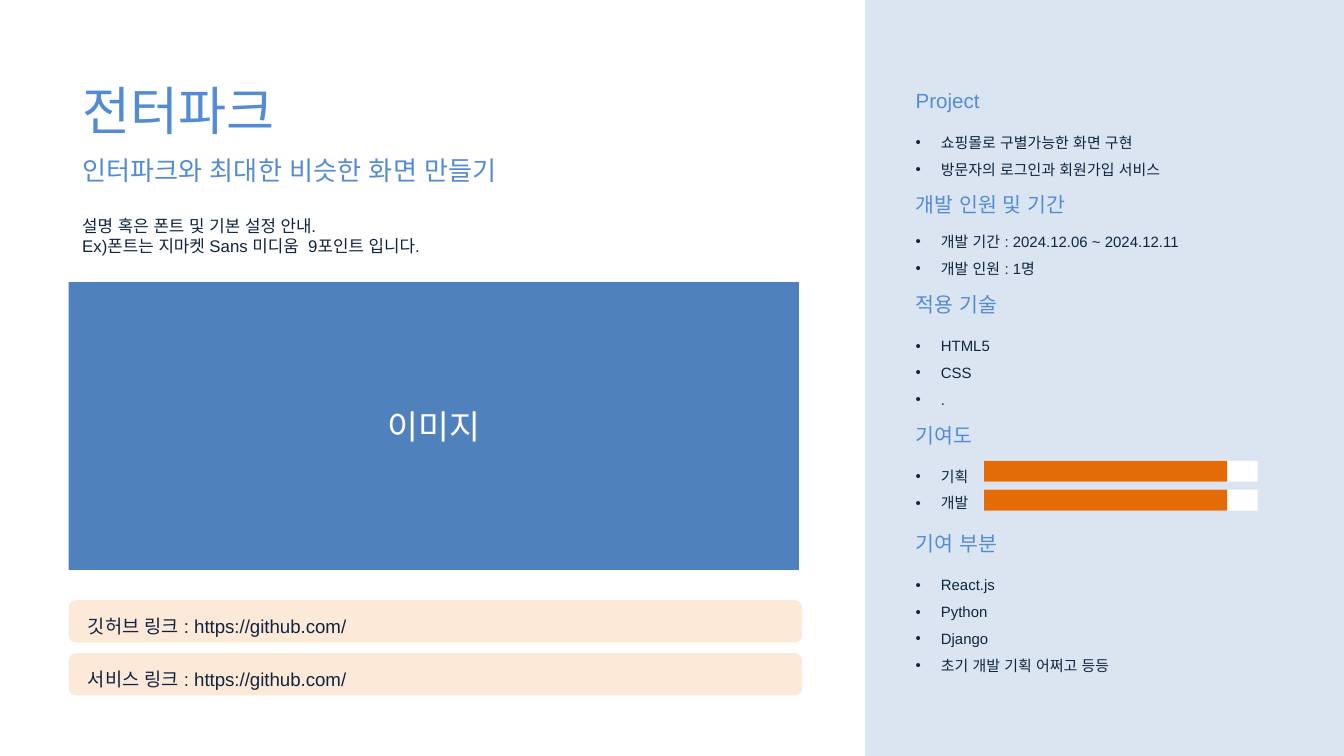
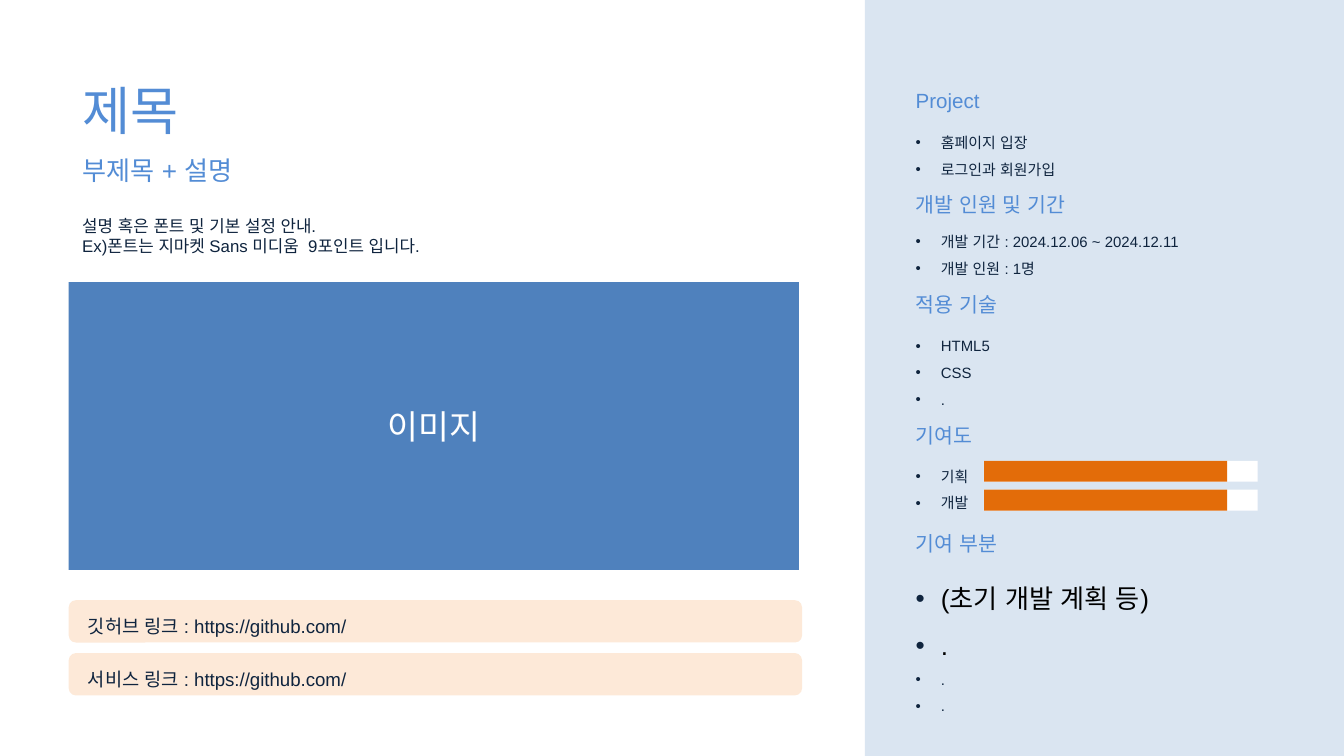
Before and after one commit to jksa9609/HTML_Portpolio_jks, a slide deck: slide 2 of 화면구현_포트폴리오_전강산.pptx. Drawn at 1344x756 pixels with LibreOffice and Linux fonts; fonts in the diff are those of the drawing. Boxes give left, top, right and bottom in pixels: in the first picture for what was removed or moved away, otherwise in the second. Text is boxed around its words. In the diff, an @@ line names an element or a change of style, - is before the commit and + after.

```diff
--- a/화면구현_포트폴리오_전강산.pptx
+++ b/화면구현_포트폴리오_전강산.pptx
@@ text at (x1=82, y1=87, x2=178, y2=134): text changed @@
-전터파크
+제목
@@ text at (x1=941, y1=135, x2=1055, y2=176): text changed @@
-• 쇼핑몰로 구별가능한 화면 구현
-• 방문자의 로그인과 회원가입 서비스
+• 홈페이지 입장
+• 로그인과 회원가입
@@ text at (x1=82, y1=158, x2=232, y2=182): text changed @@
-인터파크와 최대한 비슷한 화면 만들기
+부제목 + 설명
@@ text at (x1=941, y1=586, x2=1149, y2=614): text changed; size 8 to 14 pt; text colour #0F243E to #000000 @@
-• React.js
-• Python
-• Django
-• 초기 개발 기획 어쩌고 등등
+• (초기 개발 계획 등)
+• .
+• .
+• .
```
Also in this commit, not shown: 3 other files.
